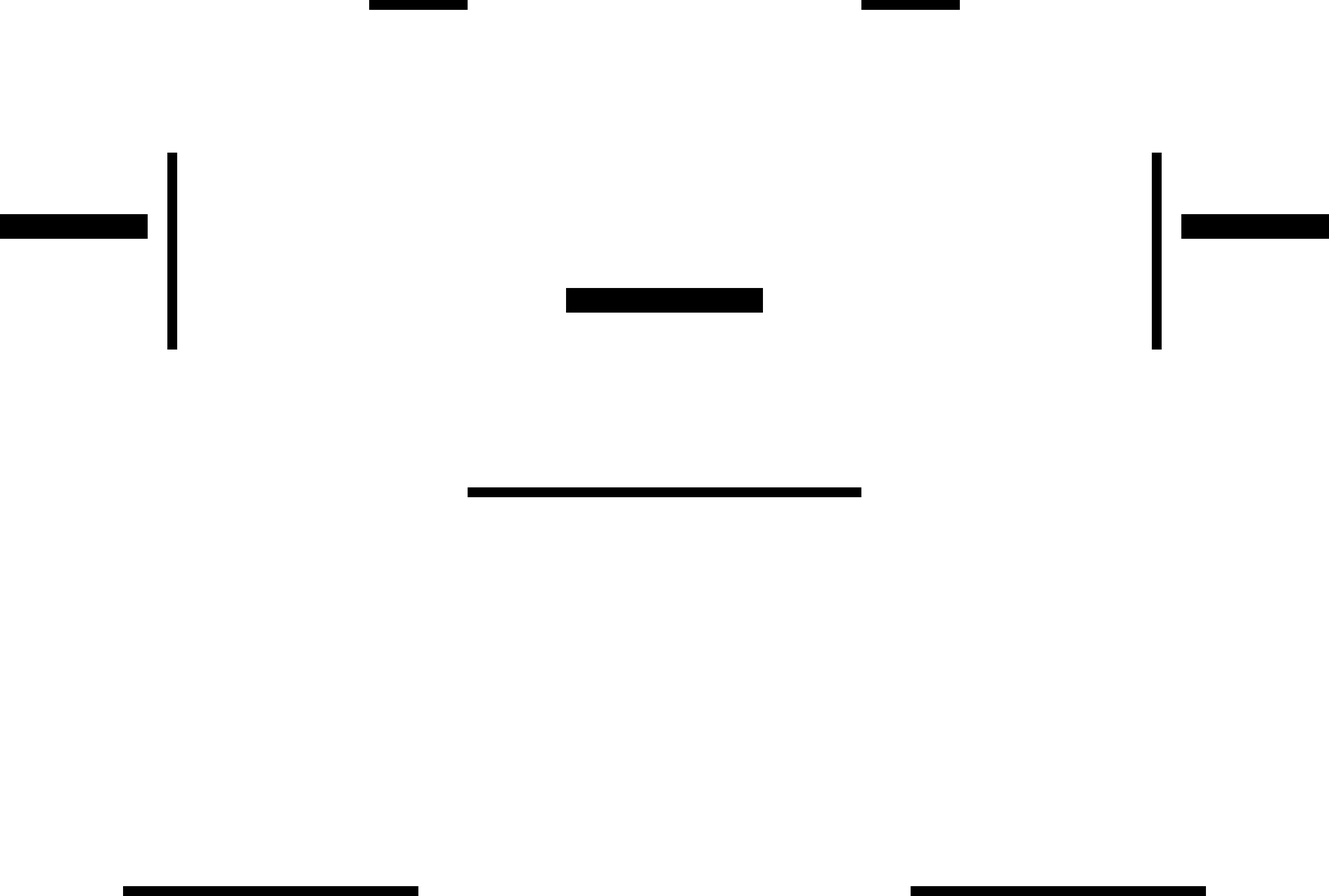
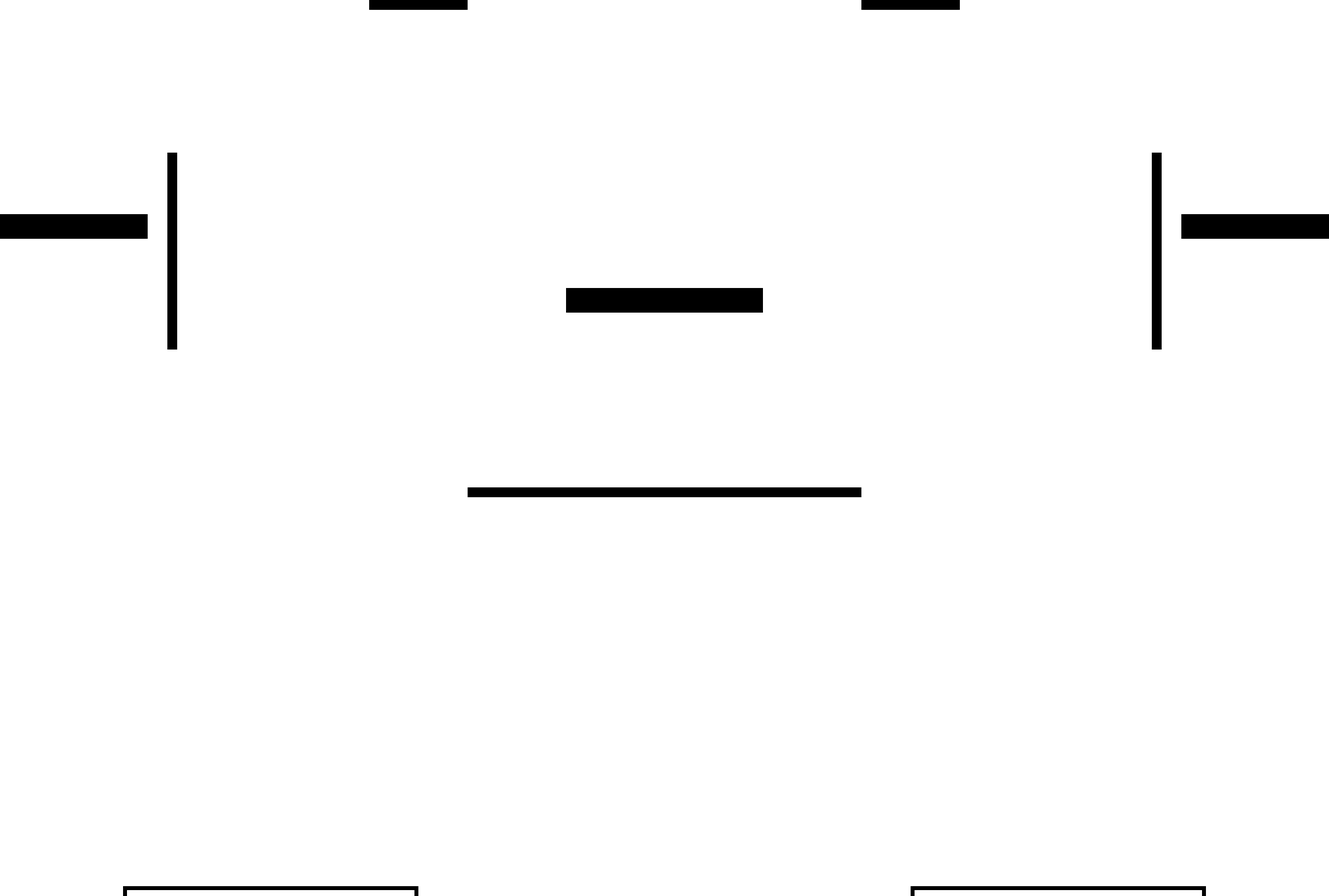
Revision of a layered 1329x896 image; what changed, layer by layer:
painted on "template" over [127, 890, 1203, 896]
